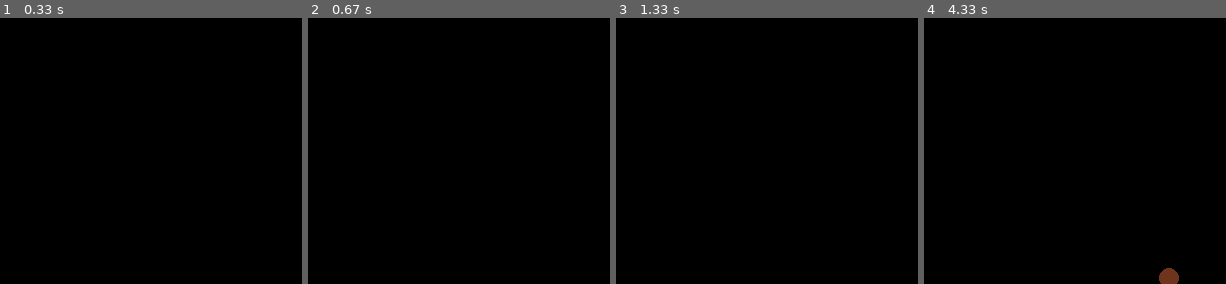
Above: before the commit, frames 1-4 (left to right).
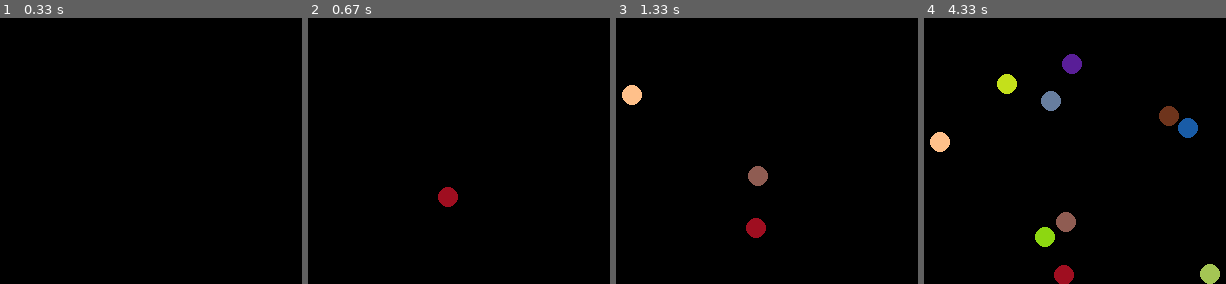
Above: after the commit, the same moments.

Repository: Busiky/git_pygame_falling_balls
Game: pygame game, started from git_falling_balls.py
Two runs of this game, one before a commit and one after it. Both use one fixed random seed, a clock stepped at 60 frames per second and the inputs below.
Inputs (mouse positions are in pixels of both pictures, inside the frame that each line leads up to):
- Up to frame 1 (0.33 s): no input
- Up to frame 2 (0.67 s): click (446, 135) at 0.38 s
- Up to frame 3 (1.33 s): click (757, 153) at 0.72 s; click (631, 89) at 1.05 s
- Up to frame 4 (4.33 s): click (1210, 238) at 1.4 s; click (1071, 33) at 1.75 s; click (1044, 212) at 2.1 s; click (1050, 81) at 2.45 s; click (1005, 71) at 2.83 s; click (1168, 108) at 3.27 s; move the mouse to (1186, 127) at 3.57 s; click (1186, 127) at 3.75 s; click (1147, 81) at 4.27 s

Frame 1 is identical in both runs. In frame 2, 0.4% of the frame differs, in the area x 43-50%, y 63-72%; in frame 3, 1.2%; in frame 4, 4.2%, in the area x 1-99%, y 13-100%.

Commit message:
Nothing changed

Diff:
--- a/git_falling_balls.py
+++ b/git_falling_balls.py
@@ -14,8 +14,6 @@
 speed = []
 color = []
 
-pos = (0, 0)
-
 screen_2 = pygame.Surface(screen.get_size())
 
 running = True
@@ -31,12 +29,11 @@
     screen_2.fill(pygame.Color('black'))
     for i in range(len(coord)):
         pygame.draw.circle(screen_2, pygame.Color(color[i]), (coord[i][0], int(coord[i][1])), 10)
-        coord[i][1] += speed[i] * clock.tick() / 10
+        coord[i][1] += speed[i] * clock.tick() / 1000
         if coord[i][1] >= HEIGHT - 10:
             speed[i] = 0
 
-    # screen.fill(pygame.Color('black'))
     screen.blit(screen_2, (0, 0))
+    pygame.display.flip()
 
-    pygame.display.flip()
 pygame.quit()
